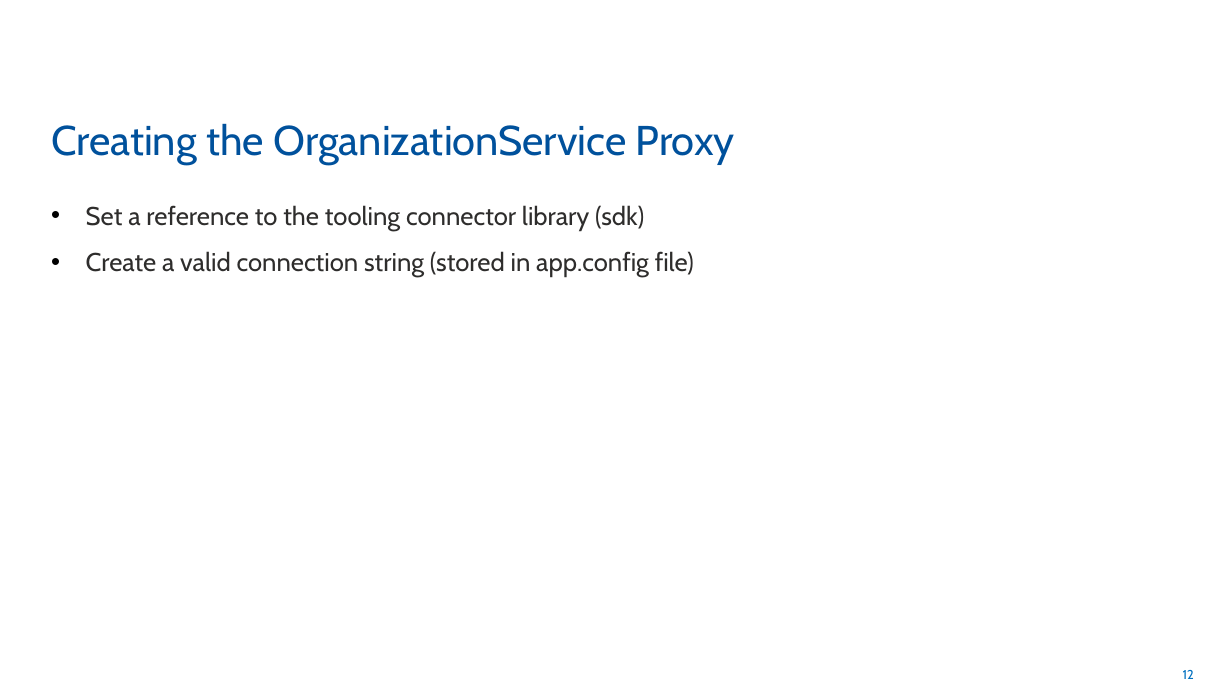
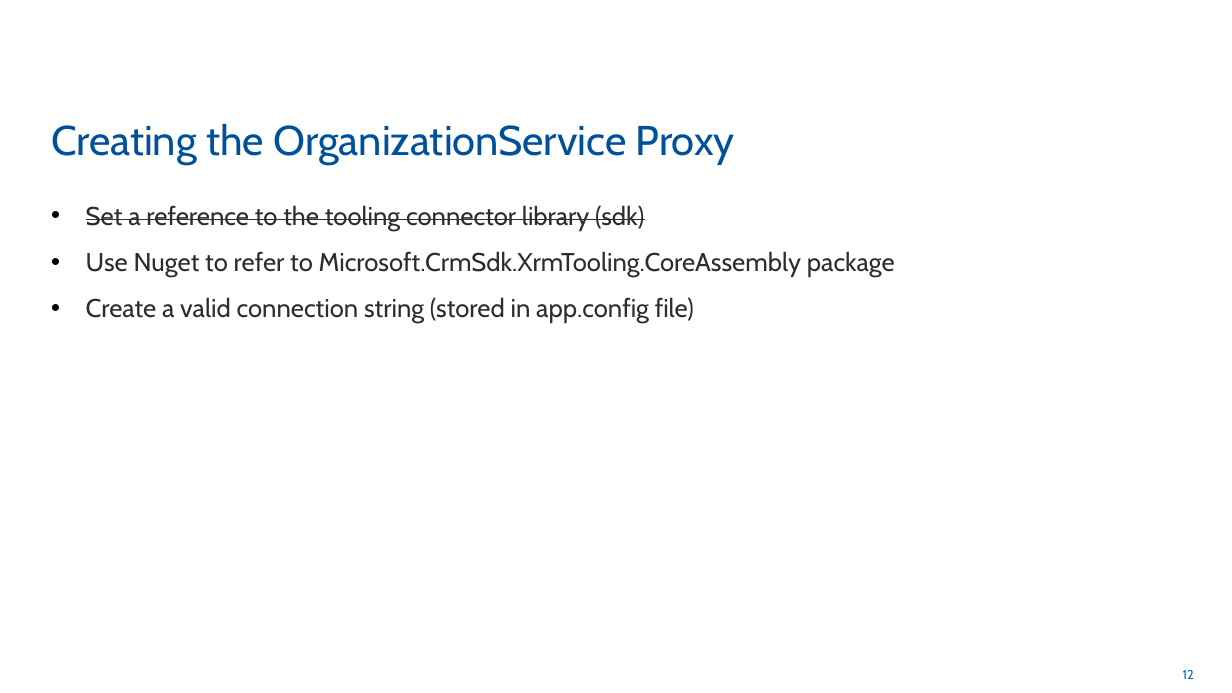
Before and after one commit to rogerhillgsy/CRMTraining, a slide deck: slide 12 of Documents/QA Powerpoints/Module 2.pptx. Drawn at 1232x693 pixels with LibreOffice and Linux fonts; fonts in the diff are those of the drawing. Boxes give left, top, right and bottom in pixels: in the first picture for what was removed or moved away, otherwise in the second. Text is boxed around its words. In the diff, an @@ line names an element or a change of style, - is before the commit and + after.

```diff
--- a/Documents/QA Powerpoints/Module 2.pptx
+++ b/Documents/QA Powerpoints/Module 2.pptx
@@ text at [86,205,644,231]: strikethrough on in "Set a reference to the tooling connector ..." @@
@@ text at [86,251,895,277]: paragraph added @@
+• Use Nuget to refer to Microsoft.CrmSdk.XrmTooling.CoreAssembly package
```
Also in this commit, not shown: 4 other slides changed, 1 other file.
